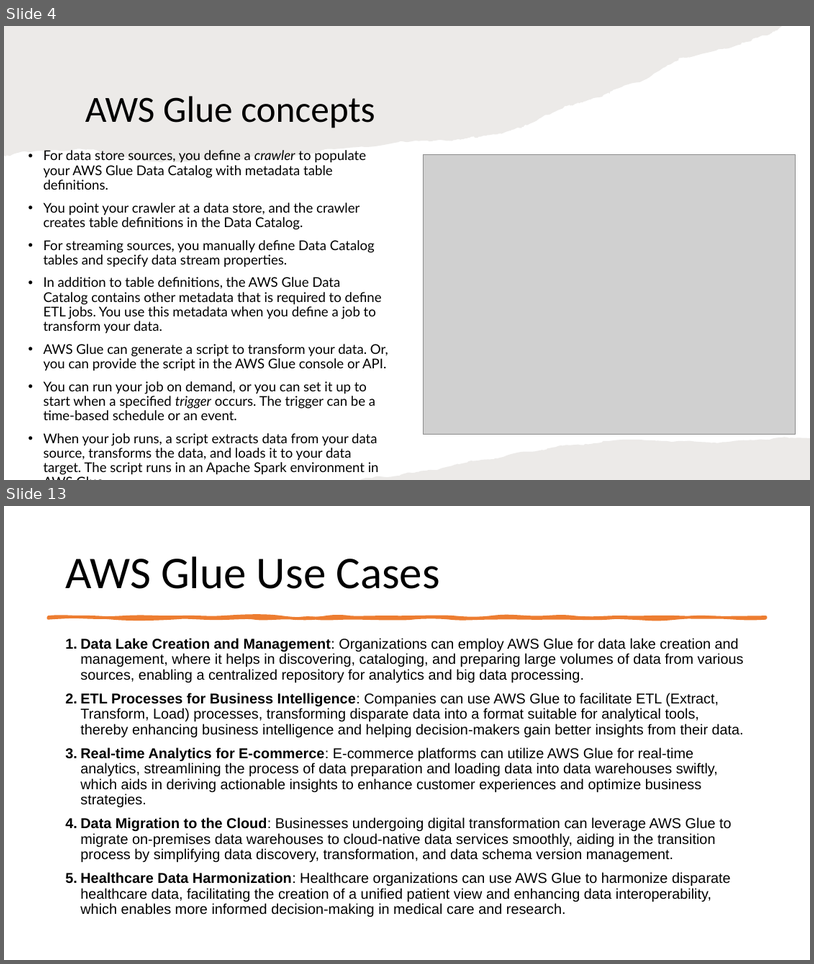
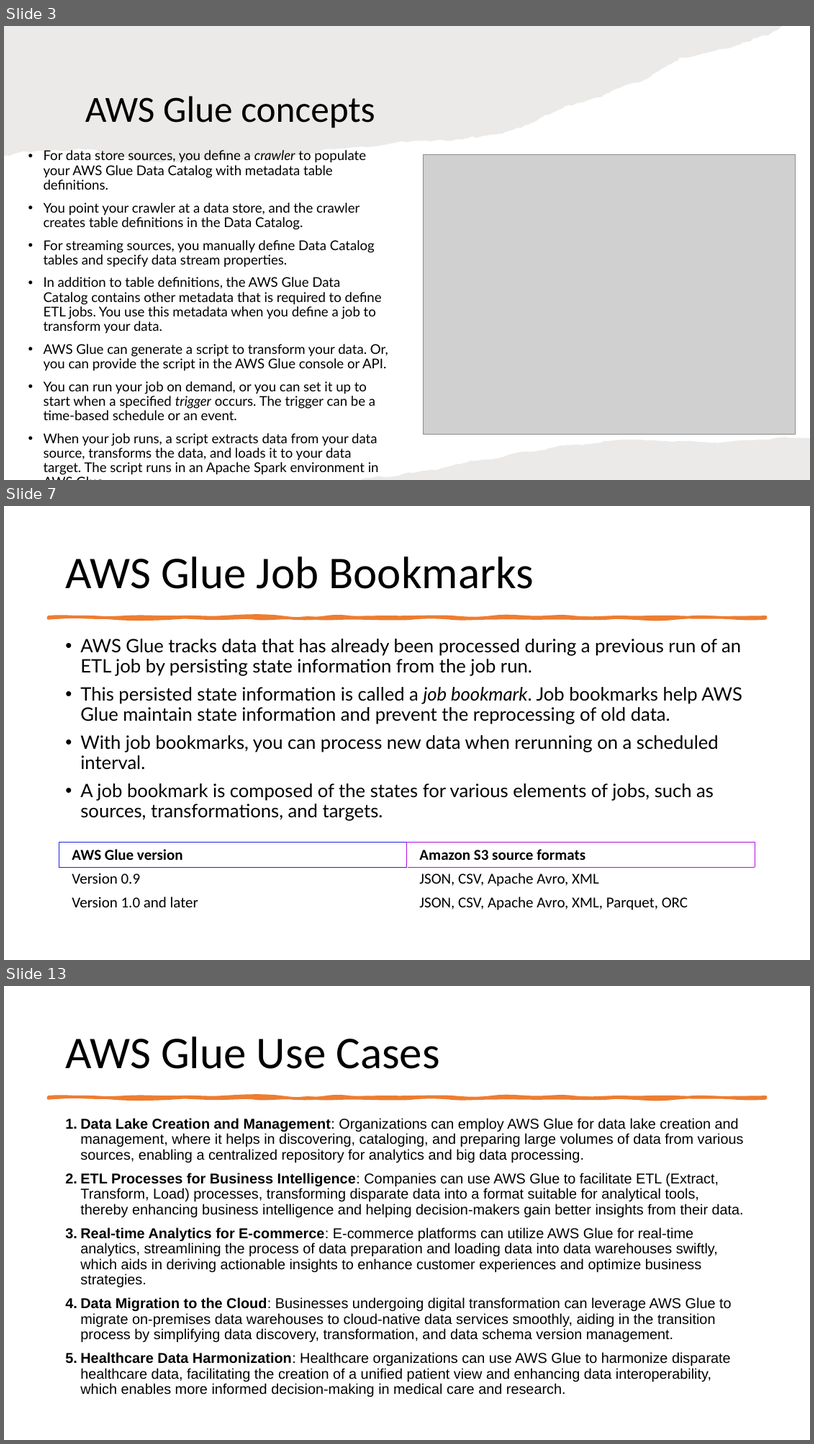
Before and after one commit to IlyaChakun/aws-iba-courses, a slide deck: lecture-materials/Analytics/aws_glue/data.pptx. Shown one above the other, each under a label of ours: slides 4 and 13 before the commit, slides 3, 7 and 13 after it; the slides between them are not shown. The pictures are 814x964 and 814x1444 pixels, drawn with LibreOffice and Linux fonts; fonts in the diff are those of the drawing; grey boxes stand for pictures. Boxes give left, top, right and bottom in pixels: in the first picture for what was removed or moved away, otherwise in the second. Text is boxed around its words. In the diff, an @@ line names an element or a change of style, - is before the commit and + after.

```diff
--- a/lecture-materials/Analytics/aws_glue/data.pptx
+++ b/lecture-materials/Analytics/aws_glue/data.pptx
@@ slide 7 added at box(4, 506, 810, 960), background #FFFFFF @@
@@ title added at box(65, 556, 534, 589), 54 pt, text #000000 @@
+AWS Glue Job Bookmarks
@@ freeform shape added at box(48, 617, 766, 618), fill #ED7D31, outline #ED7D31 3.25 pt @@
@@ text added at box(80, 638, 743, 821), 22 pt, text #000000 @@
+• AWS Glue tracks data that has already been processed during a previous run of an ETL job by persisting state information from the job run.
+• This persisted state information is called a job bookmark. Job bookmarks help AWS Glue maintain state information and prevent the reprocessing of old data.
+• With job bookmarks, you can process new data when rerunning on a scheduled interval.
+• A job bookmark is composed of the states for various elements of jobs, such as sources, transformations, and targets.
@@ table added at box(59, 842, 756, 913), 3 rows, 2 columns @@
+AWS Glue version | Amazon S3 source formats
+Version 0.9 | JSON, CSV, Apache Avro, XML
+Version 1.0 and later | JSON, CSV, Apache Avro, XML, Parquet, ORC
@@ rectangle added at box(59, 849, 810, 849), fill #FFFFFF @@
@@ what was slide 4 is now slide 3 @@
```
Also in this commit, not shown: 8 slides changed, 1 other slide added, 2 slides removed, 10 other files.
